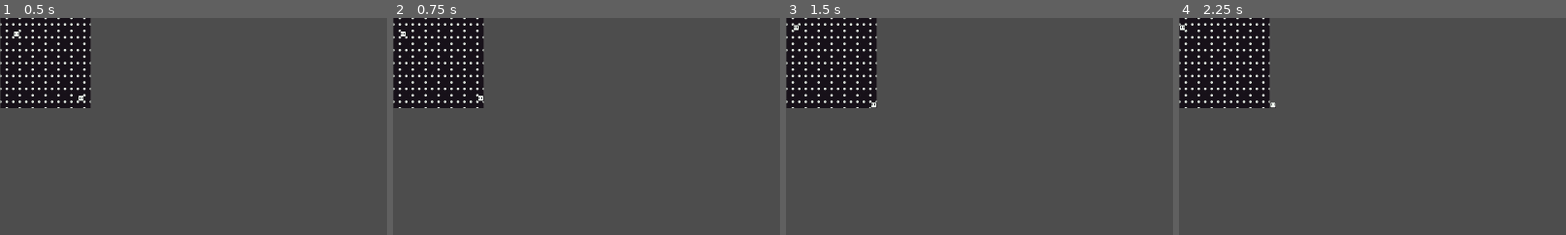
Above: before the commit, frames 1-4 (left to right).
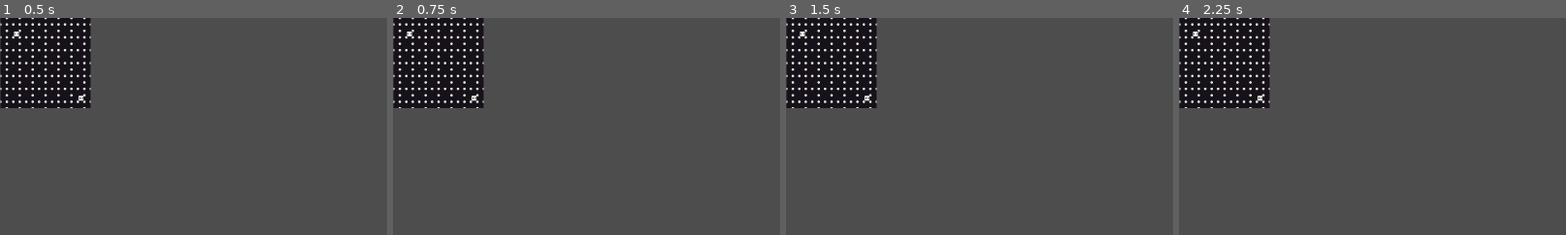
Above: after the commit, the same moments.

Repository: Goodman599/UWGameDevClubFall2025Jam
Game: Godot game, scene res://scenes/tile_map.tscn
The game is run twice, just before and just after one commit, with the same random seed, the same clock (stepped at 60 frames per second) and the same inputs. This scene is started directly instead of the project's main scene.
Inputs (mouse positions are % of the whole screen's width and height, from its top left):
- Up to frame 1 (0.5 s): no input
- Up to frame 2 (0.75 s): tap Enter at 0.5 s; move the mouse to (72, 45) at 0.52 s; hold Right (ui_right) from 0.53 s (still down); click (72, 45) at 0.67 s
- Up to frame 3 (1.5 s): tap Space at 1.25 s; move the mouse to (30, 55) at 1.27 s; release Right (ui_right) at 1.28 s; hold Down (ui_down) from 1.28 s (still down)
- Up to frame 4 (2.25 s): tap Enter at 2 s; move the mouse to (60, 28) at 2.02 s; release Down (ui_down) at 2.03 s; hold Right (ui_right) from 2.03 s (still down)
The pictures show only the part of the screen within x 0-50%, y 0-50%; the shares and areas given below are measured in that part.

Frame 1 is identical in both runs. In frame 2, 0.1% of the frame differs, in the area x 1-24%, y 5-39%; in frame 3, 0.1%, in the area x 1-24%, y 3-42%; in frame 4, 0.1%.

Commit message:
Add files via upload

Diff:
--- /dev/null
+++ b/scripts/character_movement.gd
@@ -0,0 +1,54 @@
+extends CharacterBody2D
+
+@export var tile_map: TileMapLayer
+@export var spirit: CharacterBody2D
+
+const tile_size: Vector2 = Vector2(64, 64)
+var sprite_node_pos_tween : Tween
+
+signal player_moved(direction: Vector2)
+signal movement_finished
+
+func _physics_process(delta: float) -> void:
+	if Input.is_action_just_pressed("ui_up"):
+		_try_move(Vector2(0,-1))
+	if Input.is_action_just_pressed("ui_down"):
+		_try_move(Vector2(0,1))
+	if Input.is_action_just_pressed("ui_left"):
+		_try_move(Vector2(-1,0))
+	if Input.is_action_just_pressed("ui_right"):
+		_try_move(Vector2(1,0))
+
+func _move(dir: Vector2):
+	global_position += dir * tile_size
+	$Sprite2D.global_position -= dir * tile_size
+
+	player_moved.emit(dir)
+
+	if sprite_node_pos_tween:
+		sprite_node_pos_tween.kill()
+	sprite_node_pos_tween = create_tween()
+	sprite_node_pos_tween.set_process_mode(Tween.TWEEN_PROCESS_PHYSICS)
+	sprite_node_pos_tween.tween_property($Sprite2D, "global_position", global_position, 0.185).set_trans(Tween.TRANS_SINE)
+
+	sprite_node_pos_tween.finished.connect(_on_tween_finished, CONNECT_ONE_SHOT)
+
+func _try_move(dir: Vector2):
+	if not tile_map or not spirit:
+		return
+
+	var next_pos = global_position + dir * tile_size
+	var next_tile = tile_map.local_to_map(next_pos)
+
+	var mirror_dir = -dir
+	var spirit_next_pos = spirit.global_position + mirror_dir * tile_size
+	var spirit_next_tile = tile_map.local_to_map(spirit_next_pos)
+
+	var character_can_move = tile_map.is_walkable(next_tile)
+	var spirit_can_move = tile_map.is_walkable(spirit_next_tile)
+
+	if character_can_move and spirit_can_move:
+		_move(dir)
+
+func _on_tween_finished():
+	movement_finished.emit()
--- a/scripts/level_tile_map.gd
+++ b/scripts/level_tile_map.gd
@@ -1,12 +1,62 @@
 extends TileMapLayer
 
+@export var character: CharacterBody2D
+@export var spirit: CharacterBody2D
 
 enum CustomDataLayers {
+	IS_WALKABLE,
 	IS_WALL,
+	IS_DESTRUCTABLE,
 }
+
+func _ready():
+	set_entity_positions()
+	if character and spirit:
+		character.movement_finished.connect(check_victory)
+		spirit.movement_finished.connect(check_victory)
+
+func set_entity_positions():
+	if character:
+		var character_grid_pos = Vector2i(0, 0)
+		character.global_position = map_to_local(character_grid_pos)
+		character.tile_map = self
+		character.spirit = spirit
+
+	if spirit:
+		var spirit_grid_pos = Vector2i(16, 10)
+		spirit.global_position = map_to_local(spirit_grid_pos)
+		spirit.character = character
+
+func check_victory():
+	if character and spirit:
+		var character_tile = local_to_map(character.global_position)
+		var spirit_tile = local_to_map(spirit.global_position)
+
+		if character_tile == spirit_tile:
+			print("Congrats!")
+			victory()
+
+func victory():
+	get_tree().paused = true
+
+#For testing spawn method
 
 # Important in built functions:
 #	local_to_map() & map_to_local() converts local coordinates to/from cell coordinates
 
+# Given a tile position, and a property (Can be found using enumerator)
+# Returns the value for the custom data (transformative)
 func get_tile_property(tile_position: Vector2i, data_id : int):
 	return get_cell_tile_data(tile_position).get_custom_data_by_layer_id(data_id)
+
+func is_walkable(tile_position: Vector2i) -> bool:
+	return get_tile_property(tile_position, CustomDataLayers.IS_WALKABLE)
+
+func is_wall(tile_position: Vector2i) -> bool:
+	return get_tile_property(tile_position, CustomDataLayers.IS_WALL)
+
+# Given a tile position, and if it is breakable, turns it into a normal path.
+func destroy(tile_position : Vector2i):
+	if get_cell_tile_data(tile_position).get_custom_data_by_layer_id(CustomDataLayers.IS_DESTRUCTABLE):
+		# Change target tile into a path terrain
+		set_cells_terrain_connect([tile_position], 0, 0)
--- a/scripts/spirit.gd
+++ b/scripts/spirit.gd
@@ -2,7 +2,7 @@
 
 @export var character: CharacterBody2D
 
-const tile_size: Vector2 = Vector2(16, 16)
+const tile_size: Vector2 = Vector2(64, 64)
 var sprite_node_pos_tween : Tween
 signal movement_finished
 
@@ -11,19 +11,7 @@
 		character.player_moved.connect(mirror_move)
 
 func mirror_move(player_dir: Vector2):
-	var mirror_dir = -player_dir
-	var can_move = true
-	if mirror_dir == Vector2(0, -1) and $up.is_colliding():
-		can_move = false
-	elif mirror_dir == Vector2(0, 1) and $down.is_colliding():
-		can_move = false
-	elif mirror_dir == Vector2(-1, 0) and $left.is_colliding():
-		can_move = false
-	elif mirror_dir == Vector2(1, 0) and $right.is_colliding():
-		can_move = false
-
-	if can_move:
-		_move(mirror_dir)
+	_move(-player_dir)
 
 func _move(dir: Vector2):
 	global_position += dir * tile_size
Not shown, added: scripts/character_movement.gd.uid
